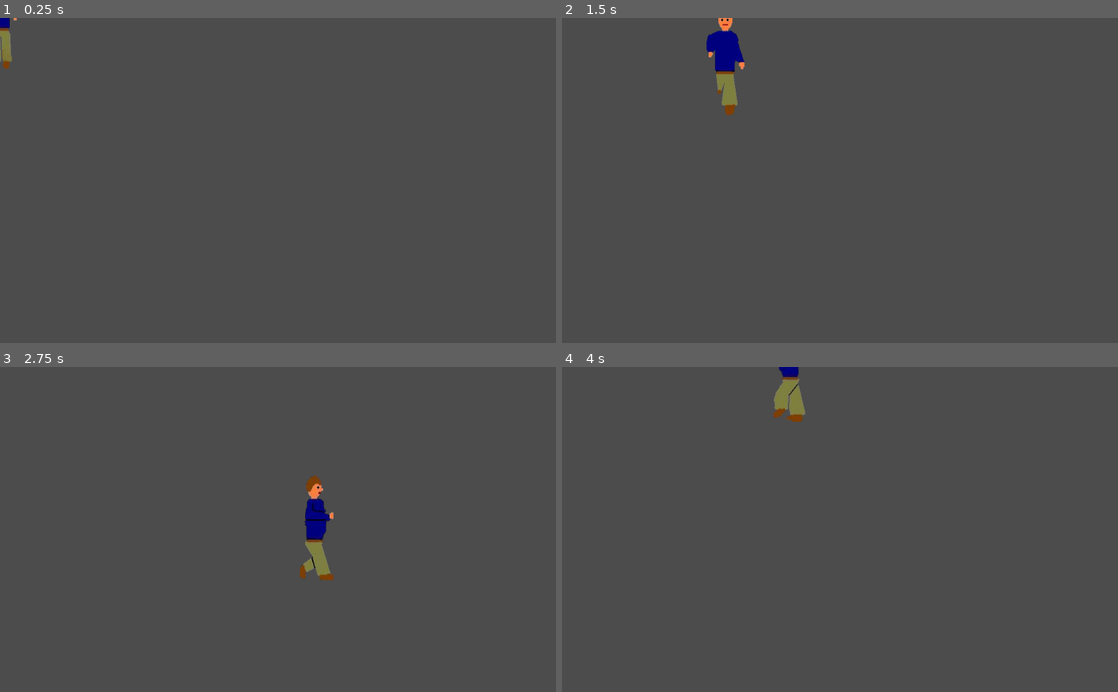
Above: before the commit, frames 1-4 (two rows, left to right).
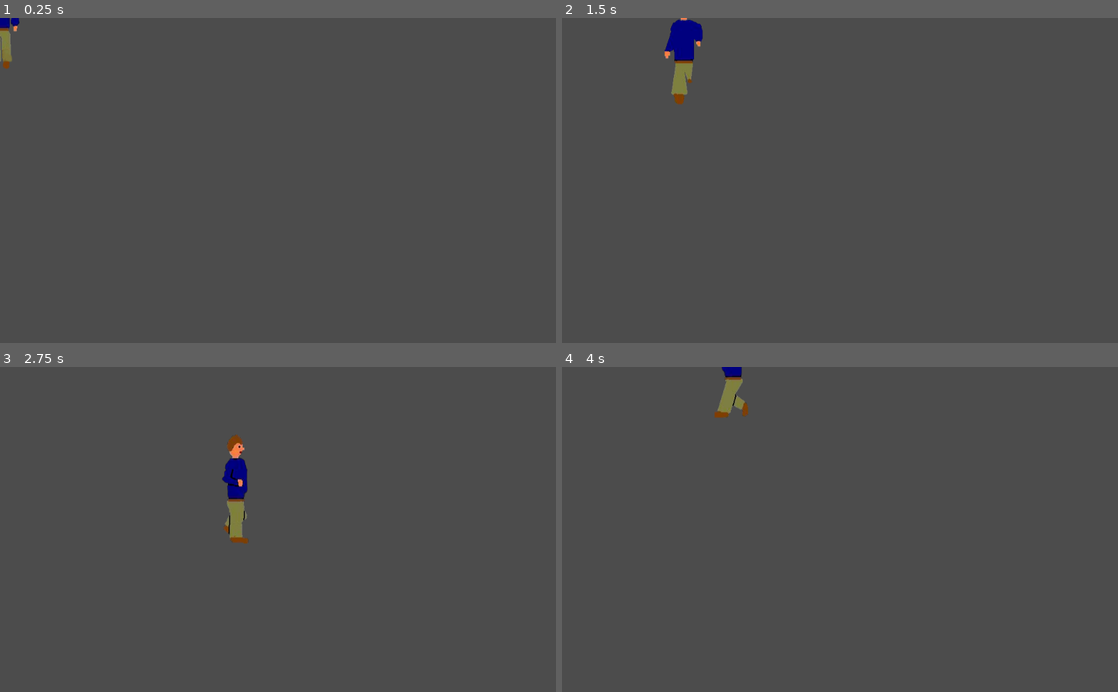
Above: after the commit, the same moments.

Repository: JohnyBuk/TotalMaster
Game: Godot game, scene res://scenes/Player.tscn
Two runs of this game, one before a commit and one after it. Both use one fixed random seed, a clock stepped at 60 frames per second and the inputs below.
Inputs:
- Up to frame 1 (0.25 s): no input
- Up to frame 2 (1.5 s): tap Enter at 0.5 s; hold Right (ui_right) 0.53-1.28 s; hold Down (ui_down) from 1.28 s (still down)
- Up to frame 3 (2.75 s): release Down (ui_down) at 2.03 s; hold Right (ui_right) from 2.03 s (still down)
- Up to frame 4 (4 s): release Right (ui_right) at 2.78 s; hold Up (ui_up) 2.78-3.53 s; hold Left (ui_left) from 3.53 s (still down)

The runs differ from the first frame. In frame 1, less than 0.1% of the frame differs, in the area x 1-4%, y 0-5%; in frame 2, 2.1%, in the area x 18-33%, y 0-30%; in frame 3, 2.0%; in frame 4, 1.2%.

Commit message:
proper idles

Diff:
--- a/scenes/Player.tscn
+++ b/scenes/Player.tscn
@@ -1,43 +1,53 @@
 [gd_scene load_steps=20 format=2]
 
-[ext_resource path="res://images/player/down/d4.png" type="Texture" id=1]
-[ext_resource path="res://images/player/down/d2.png" type="Texture" id=2]
-[ext_resource path="res://images/player/down/d3.png" type="Texture" id=3]
-[ext_resource path="res://images/player/down/d1.png" type="Texture" id=4]
+[ext_resource path="res://images/player/walk/down/d4.png" type="Texture" id=1]
+[ext_resource path="res://images/player/walk/down/d2.png" type="Texture" id=2]
+[ext_resource path="res://images/player/walk/down/d3.png" type="Texture" id=3]
+[ext_resource path="res://images/player/walk/down/d1.png" type="Texture" id=4]
 [ext_resource path="res://scripts/Player.gd" type="Script" id=5]
-[ext_resource path="res://images/player/left/left7.png" type="Texture" id=6]
-[ext_resource path="res://images/player/left/left6.png" type="Texture" id=7]
-[ext_resource path="res://images/player/left/left3.png" type="Texture" id=8]
-[ext_resource path="res://images/player/left/left5.png" type="Texture" id=9]
-[ext_resource path="res://images/player/left/left4.png" type="Texture" id=10]
-[ext_resource path="res://images/player/left/left1.png" type="Texture" id=11]
-[ext_resource path="res://images/player/left/left2.png" type="Texture" id=12]
-[ext_resource path="res://images/player/up/up4.png" type="Texture" id=13]
-[ext_resource path="res://images/player/up/up1.png" type="Texture" id=14]
-[ext_resource path="res://images/player/up/up2.png" type="Texture" id=15]
-[ext_resource path="res://images/player/up/up3.png" type="Texture" id=16]
-[ext_resource path="res://images/player/idle.png" type="Texture" id=17]
+[ext_resource path="res://images/player/walk/left/left7.png" type="Texture" id=6]
+[ext_resource path="res://images/player/walk/left/left6.png" type="Texture" id=7]
+[ext_resource path="res://images/player/walk/left/left4.png" type="Texture" id=10]
+[ext_resource path="res://images/player/walk/left/left1.png" type="Texture" id=11]
+[ext_resource path="res://images/player/walk/left/left2.png" type="Texture" id=12]
+[ext_resource path="res://images/player/walk/up/up4.png" type="Texture" id=13]
+[ext_resource path="res://images/player/walk/up/up1.png" type="Texture" id=14]
+[ext_resource path="res://images/player/walk/up/up2.png" type="Texture" id=15]
+[ext_resource path="res://images/player/walk/up/up3.png" type="Texture" id=16]
+[ext_resource path="res://images/player/idle/idle_down.png" type="Texture" id=17]
+[ext_resource path="res://images/player/idle/idle_up.png" type="Texture" id=18]
+[ext_resource path="res://images/player/idle/idle_left.png" type="Texture" id=19]
 
 [sub_resource type="SpriteFrames" id=1]
 animations = [ {
-"frames": [ ExtResource( 11 ), ExtResource( 12 ), ExtResource( 8 ), ExtResource( 10 ), ExtResource( 9 ), ExtResource( 7 ), ExtResource( 6 ), ExtResource( 6 ) ],
+"frames": [ ExtResource( 11 ), ExtResource( 12 ), ExtResource( 10 ), ExtResource( 7 ), ExtResource( 6 ) ],
 "loop": true,
-"name": "left",
+"name": "left_walk",
+"speed": 5.0
+}, {
+"frames": [ ExtResource( 18 ) ],
+"loop": true,
+"name": "up_idle",
+"speed": 5.0
+}, {
+"frames": [ ExtResource( 19 ) ],
+"loop": true,
+"name": "left_idle",
+"speed": 5.0
+}, {
+"frames": [ ExtResource( 4 ), ExtResource( 2 ), ExtResource( 3 ), ExtResource( 1 ), ExtResource( 3 ), ExtResource( 2 ) ],
+"loop": true,
+"name": "down_walk",
+"speed": 5.0
+}, {
+"frames": [ ExtResource( 17 ) ],
+"loop": true,
+"name": "down_idle",
 "speed": 5.0
 }, {
 "frames": [ ExtResource( 14 ), ExtResource( 15 ), ExtResource( 16 ), ExtResource( 13 ), ExtResource( 16 ), ExtResource( 15 ) ],
 "loop": true,
-"name": "up",
-"speed": 5.0
-}, {
-"frames": [ ExtResource( 17 ) ],
-"loop": true,
-"name": "idle",
-"speed": 5.0
-}, {
-"frames": [ ExtResource( 4 ), ExtResource( 2 ), ExtResource( 3 ), ExtResource( 1 ), ExtResource( 3 ), ExtResource( 2 ) ],
-"loop": true,
-"name": "down",
+"name": "up_walk",
 "speed": 5.0
 } ]
 
@@ -50,10 +60,11 @@
 __meta__ = {
 "_edit_group_": true
 }
+speed = 300
 
 [node name="AnimatedSprite" type="AnimatedSprite" parent="."]
 frames = SubResource( 1 )
-animation = "idle"
+animation = "left_idle"
 playing = true
 
 [node name="CollisionShape2D" type="CollisionShape2D" parent="."]
--- a/scripts/Player.gd
+++ b/scripts/Player.gd
@@ -1,10 +1,44 @@
 extends Area2D
 
-export var speed = 400  # How fast the player will move (pixels/sec).
-var screen_size  # Size of the game window.
+export var speed = 400
+var screen_size
+var last_direction = Vector2(0, 1)
+
 
 func _ready():
 	screen_size = get_viewport_rect().size
+
+
+func choose_animation(velocity: Vector2):
+	velocity = velocity.normalized()
+	var a = sqrt(2)/2
+
+	if velocity.y >= a:
+		return ["down", false]
+	elif velocity.y <= -a:
+		return ["up", false]
+	elif velocity.x <= -a:
+		return ["left", false]
+	elif velocity.x >= a:
+		return ["left", true]
+	return ["down", false]
+
+
+func animates_player(velocity: Vector2):
+	var animation_name
+	var result
+
+	if velocity.length_squared() > 0:
+		last_direction = velocity
+		result = choose_animation(last_direction)
+		animation_name = result[0] + "_walk"
+
+	else:
+		result = choose_animation(last_direction)
+		animation_name = result[0] + "_idle"
+
+	$AnimatedSprite.play(animation_name)
+	$AnimatedSprite.flip_h = result[1]
 
 
 func _process(delta):
@@ -27,12 +61,4 @@
 	position.x = clamp(position.x, 0, screen_size.x)
 	position.y = clamp(position.y, 0, screen_size.y)
 
-	if velocity.x != 0:
-		$AnimatedSprite.animation = "left"
-		$AnimatedSprite.flip_h = velocity.x > 0
-	elif velocity.y > 0:
-		$AnimatedSprite.animation = "down"
-	elif velocity.y < 0:
-		$AnimatedSprite.animation = "up"
-	else:
-		$AnimatedSprite.animation = "idle"
+	animates_player(velocity)
Binary file removed: images/player/idle.png
Binary file added: images/player/idle/idle_down.png
Binary file added: images/player/idle/idle_left.png
Binary file added: images/player/idle/idle_up.png
Binary file added: images/player/idle_left.png
Renamed: images/player/down/d1.JPG -> images/player/walk/down/d1.JPG
Renamed: images/player/down/d1.png -> images/player/walk/down/d1.png
Renamed: images/player/down/d2.JPG -> images/player/walk/down/d2.JPG
Renamed: images/player/down/d2.png -> images/player/walk/down/d2.png
Renamed: images/player/down/d3.JPG -> images/player/walk/down/d3.JPG
Renamed: images/player/down/d3.png -> images/player/walk/down/d3.png
Renamed: images/player/down/d4.JPG -> images/player/walk/down/d4.JPG
(and 23 more such lines)
